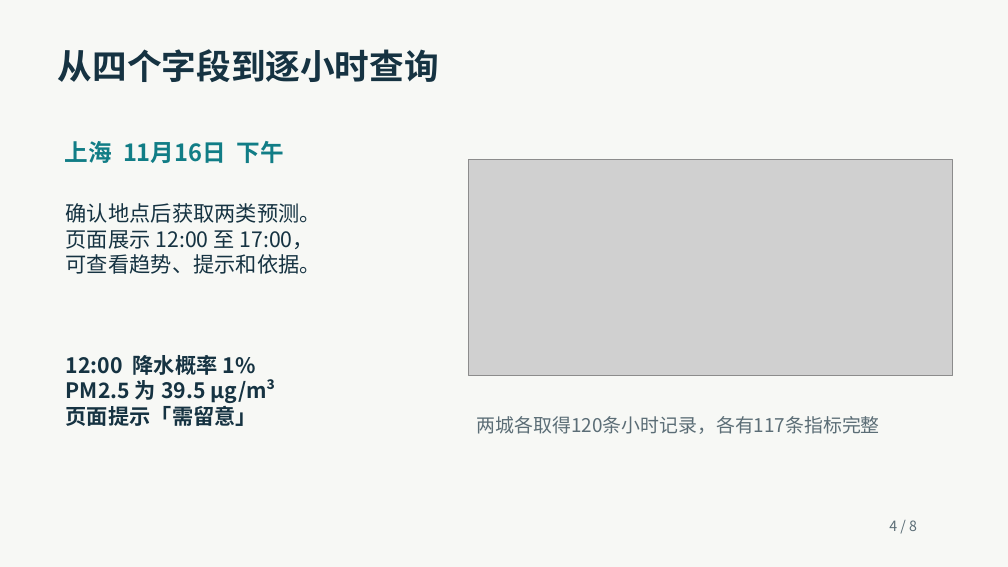
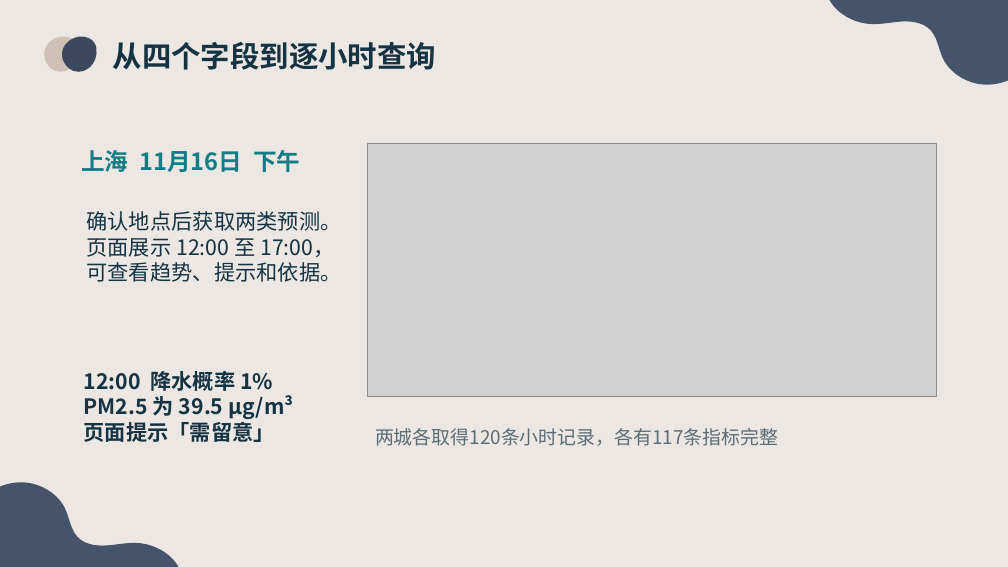
Before and after one commit to tyx-nikki/weather-aqi-assistant, a slide deck: slide 4 of docs/stage-one/stage-one-presentation.pptx. Drawn at 1008x567 pixels with LibreOffice and Linux fonts; fonts in the diff are those of the drawing; grey boxes stand for pictures. Boxes give left, top, right and bottom in pixels: in the first picture for what was removed or moved away, otherwise in the second. Text is boxed around its words. In the diff, an @@ line names an element or a change of style, - is before the commit and + after.

```diff
--- a/docs/stage-one/stage-one-presentation.pptx
+++ b/docs/stage-one/stage-one-presentation.pptx
@@ background #F7F8F5 to #FFFFFF @@
@@ rectangle added at <box>0,0,1008,567</box>, fill #ECE7E3 @@
@@ freeform shape added at <box>830,0,1008,85</box>, fill #45536B @@
@@ freeform shape added at <box>37,35,79,79</box>, fill #CEC1B6 @@
@@ freeform shape added at <box>56,35,97,79</box>, fill #3C485E @@
@@ text "从四个字段到逐小时查询": place and size @@
-text "从四个字段到逐小时查询" at <box>58,49,439,82</box>
+text "从四个字段到逐小时查询" at <box>113,42,436,70</box>
@@ text "从四个字段到逐小时查询" at <box>113,42,436,70</box>: size 33 to 28 pt @@
@@ text "上海 11月16日 下午": place and size @@
-text "上海 11月16日 下午" at <box>65,141,284,163</box>
+text "上海 11月16日 下午" at <box>81,150,300,172</box>
@@ picture: place and size @@
-picture at <box>469,160,954,376</box>
+picture at <box>368,143,936,397</box>
@@ text "确认地点后获取两类预测。": place and size @@
-text "确认地点后获取两类预测。" at <box>66,203,321,274</box>
+text "确认地点后获取两类预测。" at <box>86,211,341,282</box>
@@ text "12:00 降水概率 1%": place and size @@
-text "12:00 降水概率 1%" at <box>66,355,275,426</box>
+text "12:00 降水概率 1%" at <box>84,371,293,442</box>
@@ text "两城各取得120条小时记录，各有117条指标完整": place and size @@
-text "两城各取得120条小时记录，各有117条指标完整" at <box>477,416,880,434</box>
+text "两城各取得120条小时记录，各有117条指标完整" at <box>375,428,778,446</box>
@@ freeform shape added at <box>0,482,179,567</box>, fill #45536B @@
@@ text removed at <box>889,520,917,531</box> @@
-4 / 8
```
Also in this commit, not shown: 7 other slides changed, 1 other file.
